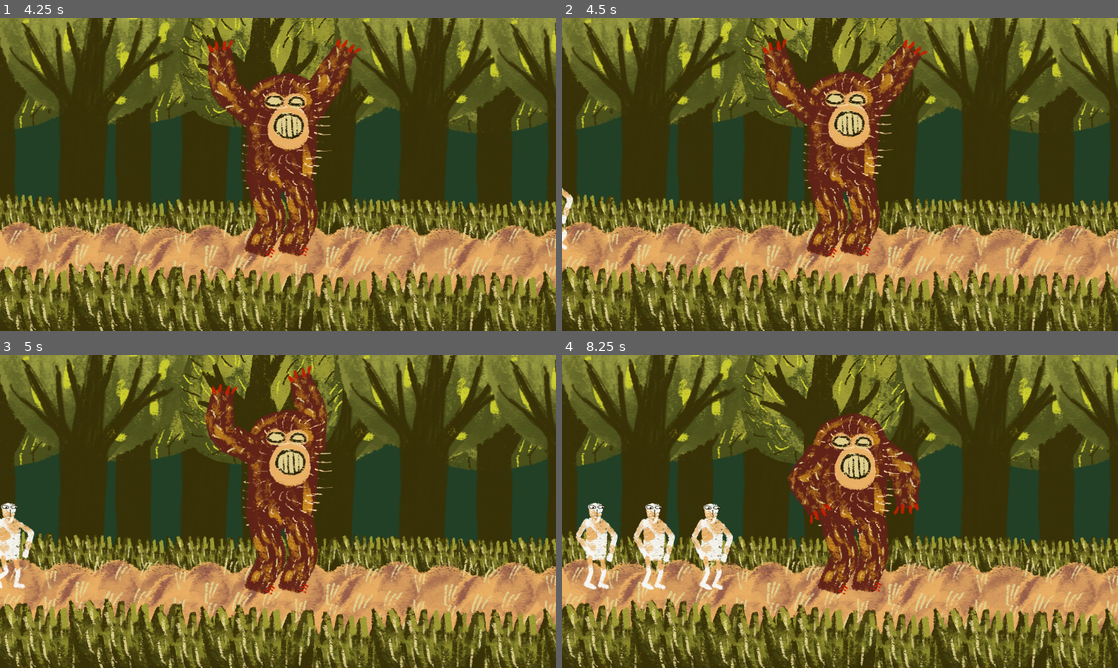
Above: before the commit, frames 1-4 (two rows, left to right).
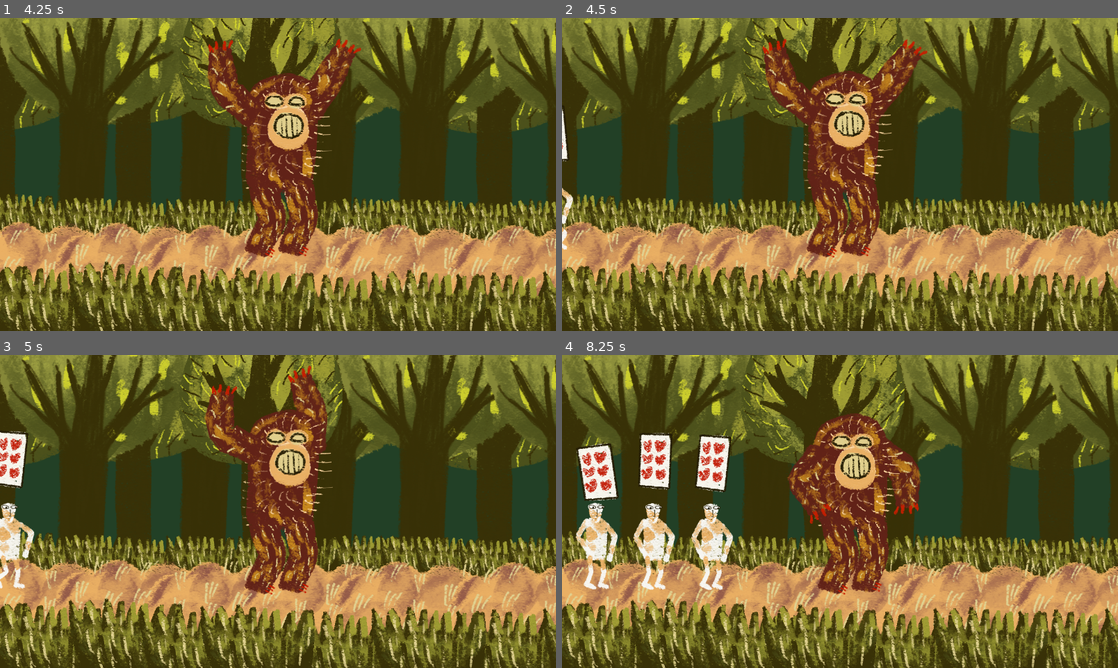
Above: after the commit, the same moments.

Repository: fguillen/The-Forest-Monster-and-the-Cards-Championship
Game: Godot game, scene res://testing/forest.tscn
Two runs of this game, one before a commit and one after it. Both use one fixed random seed, a clock stepped at 60 frames per second and the inputs below.
Inputs:
- Up to frame 1 (4.25 s): tap Enter (ui_accept) at 0.5, 0.77, 1.52, 3.02, 3.77 s; hold Right (ui_right) 0.53-1.28 s; hold Down (ui_down) 1.28-2.03 s; hold Right (ui_right) 2.03-2.78 s; hold Up (ui_up) 2.78-3.53 s; hold Left (ui_left) from 3.53 s (still down)
- Up to frame 2 (4.5 s): keep holding Left (ui_left)
- Up to frame 3 (5 s): keep holding Left (ui_left); tap Enter (ui_accept) at 4.52 s
- Up to frame 4 (8.25 s): release Left (ui_left) at 5.03 s; hold Down (ui_down) 5.03-5.78 s; hold Right (ui_right) 5.78-6.53 s; tap Enter (ui_accept) at 6.02, 6.77, 7.52 s; hold Up (ui_up) 6.53-7.28 s; hold Right (ui_right) 7.28-8.03 s; hold Down (ui_down) from 8.03 s (still down)

Frame 1 is identical in both runs. In frame 2, 0.1% of the frame differs, in the area x 0-2%, y 29-46%; in frame 3, 0.8%; in frame 4, 3.0%, in the area x 2-31%, y 24-47%.

Commit message:
Card flying

Diff:
--- /dev/null
+++ b/actors/card.tscn
@@ -0,0 +1,109 @@
+[gd_scene load_steps=6 format=3 uid="uid://hbv7khsd8fs0"]
+
+[ext_resource type="Texture2D" uid="uid://b3fykvuw6tta3" path="res://card_01.png" id="1_fc2g2"]
+
+[sub_resource type="RectangleShape2D" id="RectangleShape2D_gnr57"]
+size = Vector2(73, 123)
+
+[sub_resource type="Animation" id="Animation_4bw4d"]
+length = 0.001
+tracks/0/type = "value"
+tracks/0/imported = false
+tracks/0/enabled = true
+tracks/0/path = NodePath("Sprite2D:position")
+tracks/0/interp = 1
+tracks/0/loop_wrap = true
+tracks/0/keys = {
+"times": PackedFloat32Array(0),
+"transitions": PackedFloat32Array(1),
+"update": 0,
+"values": [Vector2(0, 0)]
+}
+tracks/1/type = "value"
+tracks/1/imported = false
+tracks/1/enabled = true
+tracks/1/path = NodePath("Sprite2D:rotation")
+tracks/1/interp = 1
+tracks/1/loop_wrap = true
+tracks/1/keys = {
+"times": PackedFloat32Array(0),
+"transitions": PackedFloat32Array(1),
+"update": 0,
+"values": [0.216101]
+}
+tracks/2/type = "value"
+tracks/2/imported = false
+tracks/2/enabled = true
+tracks/2/path = NodePath("Sprite2D:scale")
+tracks/2/interp = 1
+tracks/2/loop_wrap = true
+tracks/2/keys = {
+"times": PackedFloat32Array(0),
+"transitions": PackedFloat32Array(1),
+"update": 0,
+"values": [Vector2(1, 1)]
+}
+
+[sub_resource type="Animation" id="Animation_y52mp"]
+resource_name = "flying"
+loop_mode = 1
+tracks/0/type = "value"
+tracks/0/imported = false
+tracks/0/enabled = true
+tracks/0/path = NodePath("Sprite2D:position")
+tracks/0/interp = 2
+tracks/0/loop_wrap = true
+tracks/0/keys = {
+"times": PackedFloat32Array(0, 0.32, 1),
+"transitions": PackedFloat32Array(1, 1, 1),
+"update": 0,
+"values": [Vector2(0, 0), Vector2(1, -30), Vector2(0, 0)]
+}
+tracks/1/type = "value"
+tracks/1/imported = false
+tracks/1/enabled = true
+tracks/1/path = NodePath("Sprite2D:rotation")
+tracks/1/interp = 2
+tracks/1/loop_wrap = true
+tracks/1/keys = {
+"times": PackedFloat32Array(0, 0.48, 1),
+"transitions": PackedFloat32Array(1, 1, 1),
+"update": 0,
+"values": [0.0658075, 0.342735, 0.0658075]
+}
+tracks/2/type = "value"
+tracks/2/imported = false
+tracks/2/enabled = true
+tracks/2/path = NodePath("Sprite2D:scale")
+tracks/2/interp = 1
+tracks/2/loop_wrap = true
+tracks/2/keys = {
+"times": PackedFloat32Array(0, 0.48, 1),
+"transitions": PackedFloat32Array(1, 1, 1),
+"update": 0,
+"values": [Vector2(1.044, 1), Vector2(0.893, 1), Vector2(1.044, 1)]
+}
+
+[sub_resource type="AnimationLibrary" id="AnimationLibrary_bw56v"]
+_data = {
+"RESET": SubResource("Animation_4bw4d"),
+"flying": SubResource("Animation_y52mp")
+}
+
+[node name="Card" type="RigidBody2D"]
+freeze = true
+freeze_mode = 1
+
+[node name="Sprite2D" type="Sprite2D" parent="."]
+rotation = 0.216101
+texture = ExtResource("1_fc2g2")
+
+[node name="CollisionShape2D" type="CollisionShape2D" parent="."]
+position = Vector2(-0.5, 2.5)
+shape = SubResource("RectangleShape2D_gnr57")
+
+[node name="AnimationPlayer" type="AnimationPlayer" parent="."]
+autoplay = "flying"
+libraries = {
+"": SubResource("AnimationLibrary_bw56v")
+}
--- a/actors/paseant.tscn
+++ b/actors/paseant.tscn
@@ -1,7 +1,8 @@
-[gd_scene load_steps=12 format=3 uid="uid://bol8dpj3j7s0x"]
+[gd_scene load_steps=13 format=3 uid="uid://bol8dpj3j7s0x"]
 
 [ext_resource type="Script" path="res://actors/paseant.gd" id="1_6072s"]
 [ext_resource type="Texture2D" uid="uid://jk8s64it8rgt" path="res://assets/paseant/paseant.png" id="1_j54ba"]
+[ext_resource type="PackedScene" uid="uid://hbv7khsd8fs0" path="res://actors/card.tscn" id="3_hied0"]
 
 [sub_resource type="SkeletonModification2DCCDIK" id="SkeletonModification2DCCDIK_85d3m"]
 resource_local_to_scene = true
@@ -495,12 +496,10 @@
 [node name="ArmRight" type="Bone2D" parent="Polygons/Skeleton2D/Hip"]
 position = Vector2(-25, -73)
 rest = Transform2D(1, 0, 0, 1, -25, -73)
-metadata/_local_pose_override_enabled_ = true
 
 [node name="ForearmRight" type="Bone2D" parent="Polygons/Skeleton2D/Hip/ArmRight"]
 position = Vector2(-35, 2)
 rest = Transform2D(1, 0, 0, 1, -35, 2)
-metadata/_local_pose_override_enabled_ = true
 
 [node name="HandRight" type="Bone2D" parent="Polygons/Skeleton2D/Hip/ArmRight/ForearmRight"]
 position = Vector2(-45, 2)
@@ -516,13 +515,11 @@
 position = Vector2(19, -73)
 rotation = -0.0239745
 rest = Transform2D(0.999713, -0.0239722, 0.0239722, 0.999713, 19, -73)
-metadata/_local_pose_override_enabled_ = true
 
 [node name="ForearmLeft" type="Bone2D" parent="Polygons/Skeleton2D/Hip/ArmLeft"]
 position = Vector2(40, 0)
 rotation = -0.0246668
 rest = Transform2D(0.999696, -0.0246643, 0.0246643, 0.999696, 40, 0)
-metadata/_local_pose_override_enabled_ = true
 
 [node name="HandLeft" type="Bone2D" parent="Polygons/Skeleton2D/Hip/ArmLeft/ForearmLeft"]
 position = Vector2(45.0089, 1.14867)
@@ -537,14 +534,12 @@
 [node name="LegRight" type="Bone2D" parent="Polygons/Skeleton2D/Hip"]
 position = Vector2(-16, 9)
 rest = Transform2D(1, 0, 0, 1, -16, 9)
-metadata/_local_pose_override_enabled_ = true
 
 [node name="CalfRight" type="Bone2D" parent="Polygons/Skeleton2D/Hip/LegRight"]
 position = Vector2(3.00128, 34.0025)
 rotation = -0.741765
 scale = Vector2(0.999977, 0.999977)
 rest = Transform2D(1, 0, 0, 1, 3, 34)
-metadata/_local_pose_override_enabled_ = true
 
 [node name="FootRight" type="Bone2D" parent="Polygons/Skeleton2D/Hip/LegRight/CalfRight"]
 position = Vector2(0, 31)
@@ -559,12 +554,10 @@
 [node name="LegLeft" type="Bone2D" parent="Polygons/Skeleton2D/Hip"]
 position = Vector2(12, 11)
 rest = Transform2D(1, 0, 0, 1, 12, 11)
-metadata/_local_pose_override_enabled_ = true
 
 [node name="CalfLeft" type="Bone2D" parent="Polygons/Skeleton2D/Hip/LegLeft"]
 position = Vector2(3, 34)
 rest = Transform2D(1, 0, 0, 1, 3, 34)
-metadata/_local_pose_override_enabled_ = true
 
 [node name="FootLeft" type="Bone2D" parent="Polygons/Skeleton2D/Hip/LegLeft/CalfLeft"]
 position = Vector2(0, 31)
@@ -593,3 +586,6 @@
 libraries = {
 "": SubResource("AnimationLibrary_2ofi3")
 }
+
+[node name="Card" parent="." instance=ExtResource("3_hied0")]
+position = Vector2(180, -44)
